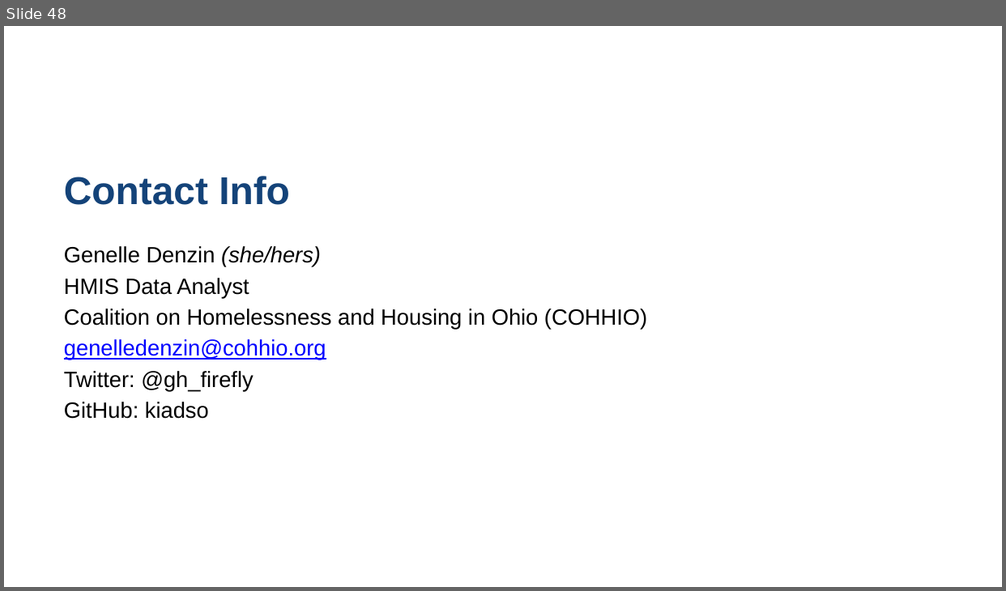
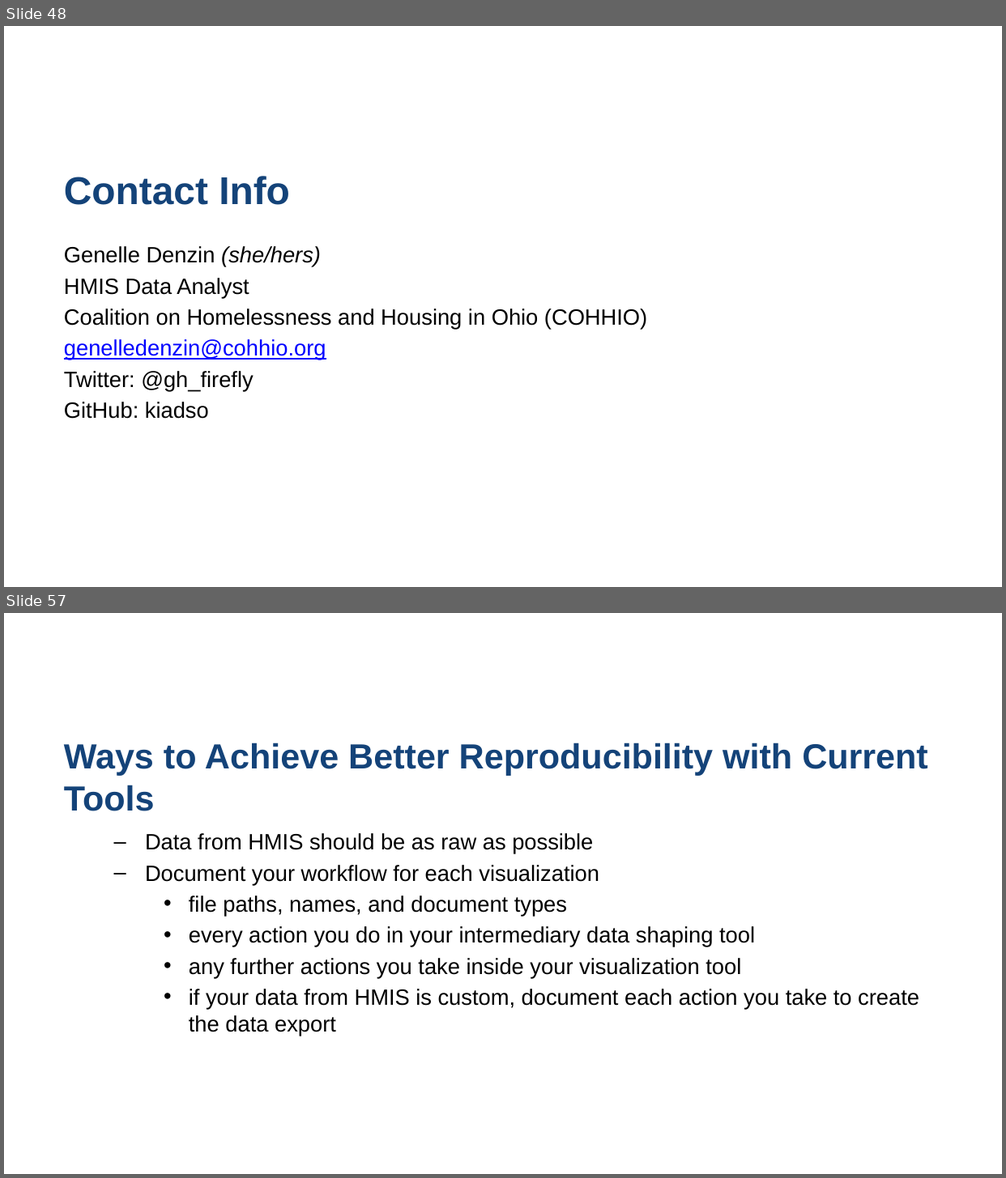
Before and after one commit to COHHIO/rmarkdown_talk, a slide deck: nhsdc_reference.pptx. Shown one above the other, each under a label of ours: slide 48 before the commit, slides 48 and 57 after it; the slides between them are not shown. The pictures are 1006x591 and 1006x1178 pixels, drawn with LibreOffice and Linux fonts; fonts in the diff are those of the drawing; background and template pictures are left out. Boxes give left, top, right and bottom in pixels: in the first picture for what was removed or moved away, otherwise in the second. Text is boxed around its words. In the diff, an @@ line names an element or a change of style, - is before the commit and + after.

Commit message:
updated pptx

```diff
--- a/nhsdc_reference.pptx
+++ b/nhsdc_reference.pptx
@@ slide 57 added at [4,613,1002,1174], background picture (left out) @@
@@ title added at [64,743,928,811], 25.2 pt, text #144379, bold @@
+Ways to Achieve Better Reproducibility with Current Tools
@@ text added at [145,833,919,1036], 16 pt, text #000000 @@
+  – Data from HMIS should be as raw as possible
+  – Document your workflow for each visualization
+    • file paths, names, and document types
+    • every action you do in your intermediary data shaping tool
+    • any further actions you take inside your visualization tool
+    • if your data from HMIS is custom, document each action you take to create the data export
```
Also in this commit, not shown: 22 other slides added.
